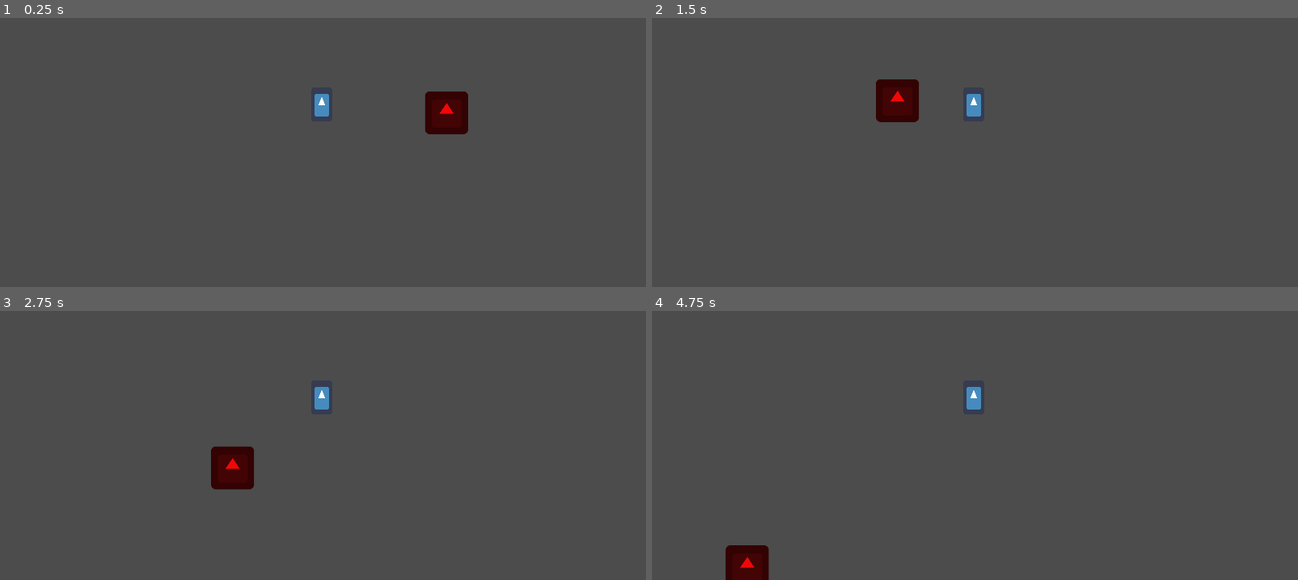
Above: before the commit, frames 1-4 (two rows, left to right).
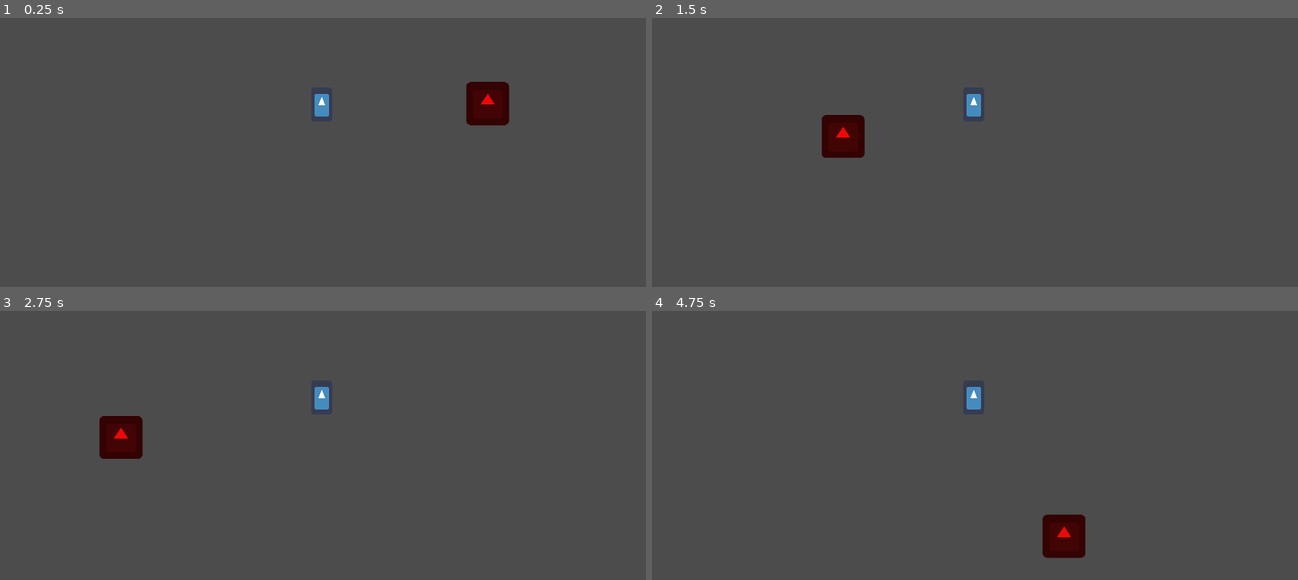
Above: after the commit, the same moments.

Repository: pedrolobo-abertay/CMP302_final_project
Game: Godot game, scene res://Level.tscn
The game is run twice, just before and just after one commit, with the same random seed, the same clock (stepped at 60 frames per second) and the same inputs. The engine's default icon, where the game draws it, is replaced by a stand-in: a white triangle on a blue panel in a dark square.
Inputs:
- Up to frame 1 (0.25 s): no input
- Up to frame 2 (1.5 s): hold D (move_right) 0.53-1.28 s; hold 1 (toggle_enemy, bound only after the commit) 0.53-1.28 s; hold A (move_left) from 1.28 s (still down); tap S (move_bot) at 1.35 s
- Up to frame 3 (2.75 s): tap 1 (toggle_enemy, bound only after the commit) at 1.55, 2.3 s; release A (move_left) at 2.03 s; hold D (move_right) from 2.03 s (still down); hold W (move_top) from 2.03 s (still down)
- Up to frame 4 (4.75 s): release W (move_top) at 2.78 s; tap 1 (toggle_enemy, bound only after the commit) at 2.85, 4.55 s; release D (move_right) at 3.53 s; hold 1 (toggle_enemy, bound only after the commit) 3.53-4.28 s; hold A (move_left) from 3.53 s (still down); tap S (move_bot) at 4.35 s

The runs differ from the first frame. In frame 1, 2.1% of the frame differs, in the area x 65-79%, y 23-44%; in frame 2, 2.1%; in frame 3, 2.1%, in the area x 15-40%, y 39-67%; in frame 4, 1.9%.

Commit message:
added toggle for enemy
added projectile too

Diff:
--- a/game/Enemy.gd
+++ b/game/Enemy.gd
@@ -10,7 +10,7 @@
 	pass
 
 func _process(delta):
-	if not new_pos:
+	if not new_pos or not active:
 		return
 	var mov_direction = (new_pos - position).normalized()
 
@@ -23,8 +23,6 @@
 
 
 
-
-
 func new_position():
 	new_pos = arena.get_random_position()
 
@@ -33,3 +31,7 @@
 func setup(_arena):
 	arena = _arena
 	new_position()
+
+func _input(event):
+	if event.is_action_pressed("toggle_enemy"):
+		active = not active
--- /dev/null
+++ b/game/Projectile.tscn
@@ -0,0 +1,26 @@
+[gd_scene load_steps=4 format=2]
+
+[ext_resource path="res://icon.png" type="Texture" id=1]
+[ext_resource path="res://projectile.gd" type="Script" id=2]
+
+[sub_resource type="RectangleShape2D" id=1]
+extents = Vector2( 64, 64 )
+
+[node name="Projectile" type="Node2D"]
+script = ExtResource( 2 )
+
+[node name="TextureRect" type="TextureRect" parent="."]
+modulate = Color( 0.0980392, 0.0980392, 0.0941176, 1 )
+margin_left = -64.0
+margin_top = -64.0
+margin_right = 64.0
+margin_bottom = 64.0
+texture = ExtResource( 1 )
+__meta__ = {
+"_edit_use_anchors_": false
+}
+
+[node name="Area2D" type="Area2D" parent="."]
+
+[node name="CollisionShape2D" type="CollisionShape2D" parent="Area2D"]
+shape = SubResource( 1 )
--- /dev/null
+++ b/game/TextureRect.gd
@@ -0,0 +1,16 @@
+extends TextureRect
+
+
+# Declare member variables here. Examples:
+# var a = 2
+# var b = "text"
+
+
+# Called when the node enters the scene tree for the first time.
+func _ready():
+	pass # Replace with function body.
+
+
+# Called every frame. 'delta' is the elapsed time since the previous frame.
+#func _process(delta):
+#	pass
--- a/game/project.godot
+++ b/game/project.godot
@@ -47,6 +47,11 @@
 "events": [ Object(InputEventKey,"resource_local_to_scene":false,"resource_name":"","device":0,"alt":false,"shift":false,"control":false,"meta":false,"command":false,"pressed":false,"scancode":68,"unicode":0,"echo":false,"script":null)
  ]
 }
+toggle_enemy={
+"deadzone": 0.5,
+"events": [ Object(InputEventKey,"resource_local_to_scene":false,"resource_name":"","device":0,"alt":false,"shift":false,"control":false,"meta":false,"command":false,"pressed":false,"scancode":49,"unicode":0,"echo":false,"script":null)
+ ]
+}
 
 [rendering]
 
--- /dev/null
+++ b/game/projectile.gd
@@ -0,0 +1,4 @@
+extends Node2D
+
+func _ready():
+	pass
